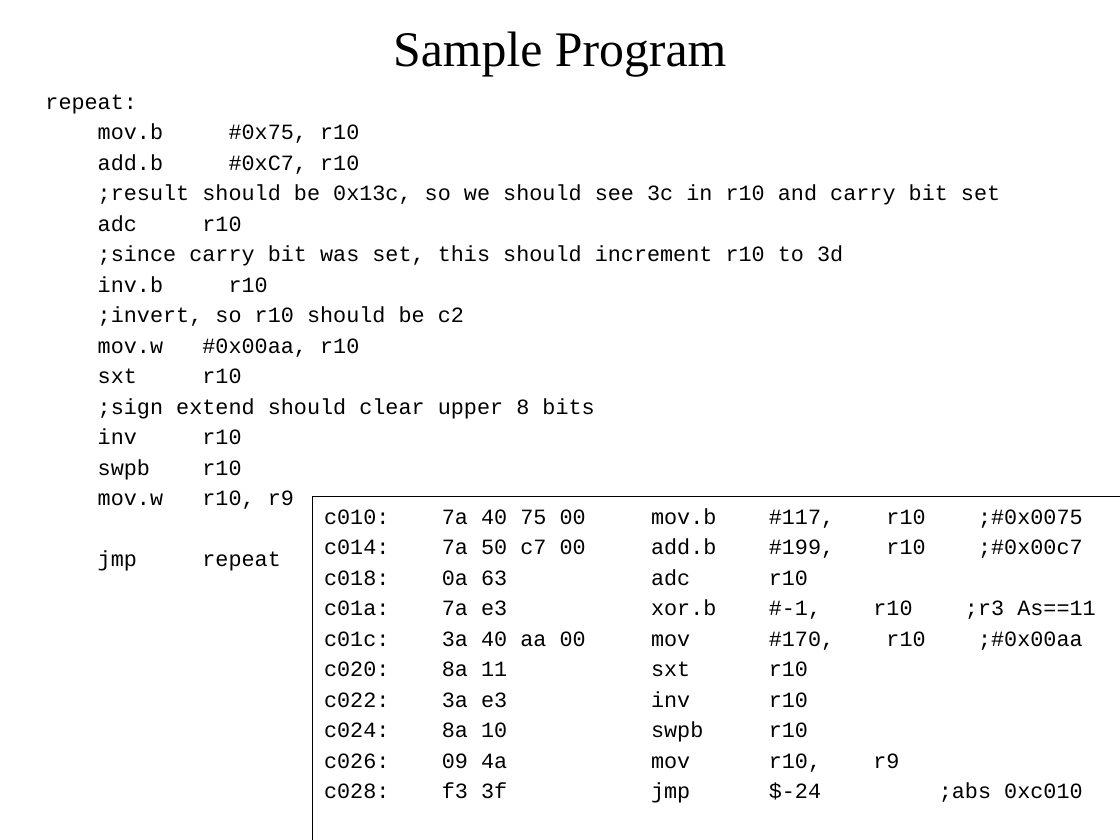
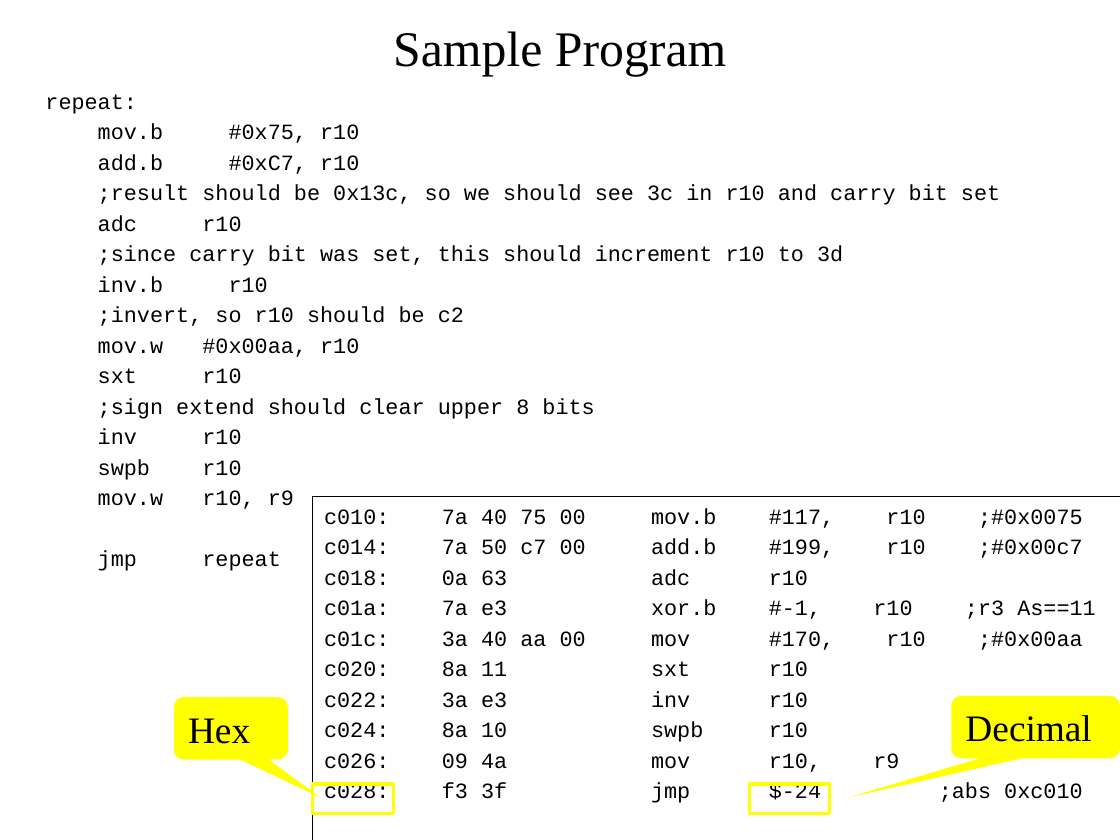
Before and after one commit to pw4rn3r/ECE382, a slide deck: slide 14 of notes/L3/Lsn3.pptx. Drawn at 1120x840 pixels with LibreOffice and Linux fonts; fonts in the diff are those of the drawing. Boxes give left, top, right and bottom in pixels: in the first picture for what was removed or moved away, otherwise in the second. Text is boxed around its words. In the diff, an @@ line names an element or a change of style, - is before the commit and + after.

```diff
--- a/notes/L3/Lsn3.pptx
+++ b/notes/L3/Lsn3.pptx
@@ rounded speech box added at [174, 697, 288, 759], fill #FFFF00, 24 pt, text #000000 @@
+Hex
@@ rounded speech box added at [951, 696, 1120, 758], fill #FFFF00, 24 pt, text #000000 @@
+Decimal
@@ rectangle added at [312, 784, 393, 813], outline #FFFF00 2 pt @@
@@ rectangle added at [749, 784, 830, 813], outline #FFFF00 2 pt @@
```
Also in this commit, not shown: 7 other slides changed.
